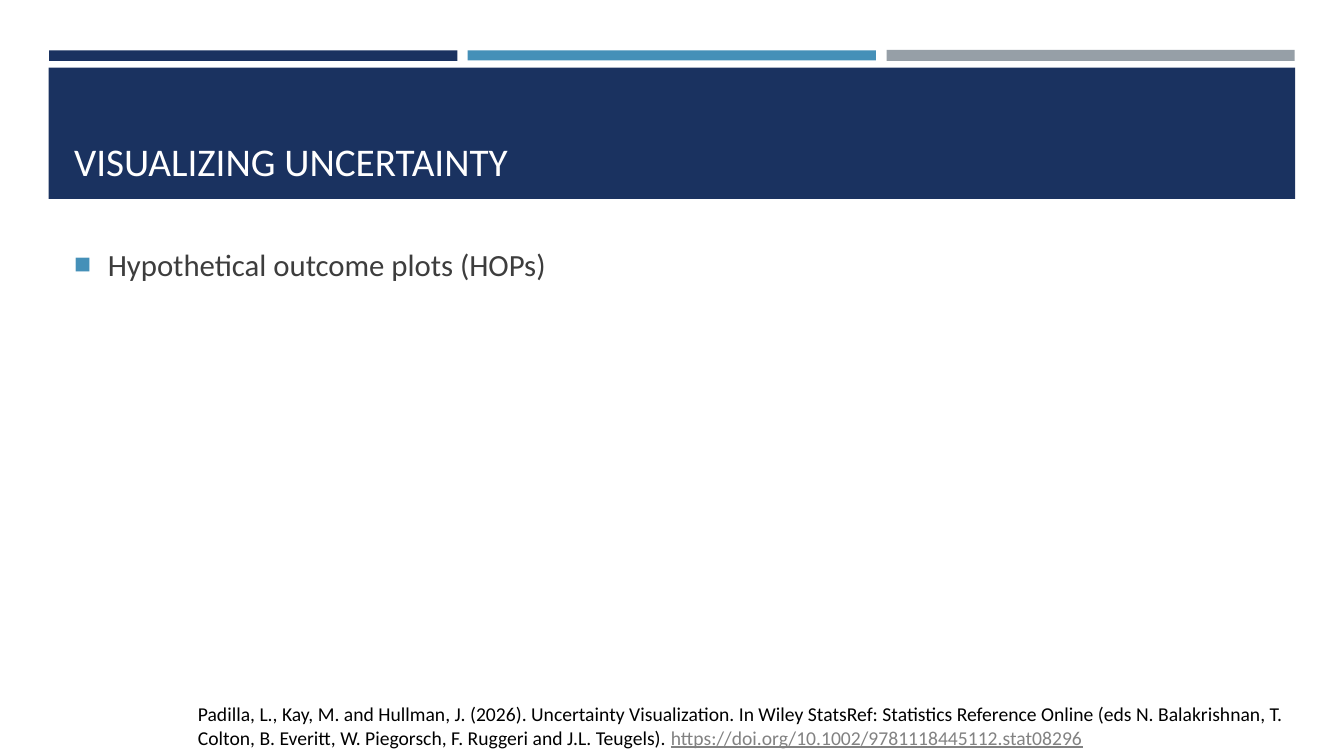
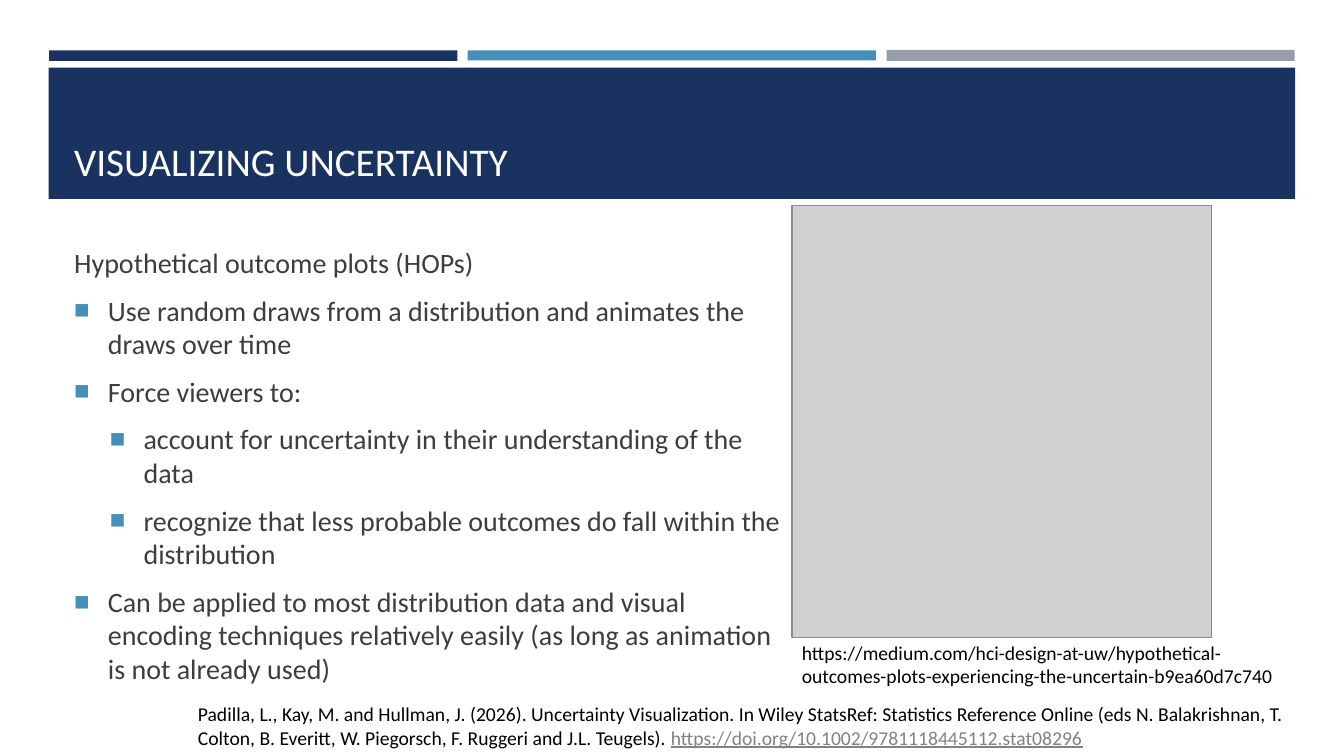
Before and after one commit to amosca01/SDS-CSC235, a slide deck: slide 11 of slides/11-uncertainty-bias.pptx. Drawn at 1344x756 pixels with LibreOffice and Linux fonts; fonts in the diff are those of the drawing; grey boxes stand for pictures. Boxes give left, top, right and bottom in pixels: in the first picture for what was removed or moved away, otherwise in the second. Text is boxed around its words. In the diff, an @@ line names an element or a change of style, - is before the commit and + after.

```diff
--- a/slides/11-uncertainty-bias.pptx
+++ b/slides/11-uncertainty-bias.pptx
@@ picture added at [792,206,1213,638] @@
@@ text at [74,252,473,278]: size 22 to 20 pt in "Hypothetical outcome plots (HOPs)"; bullet ■ to none @@
@@ text at [108,301,780,684]: paragraphs added @@
+■ Use random draws from a distribution and animates the draws over time
+■ Force viewers to:
+  ■ account for uncertainty in their understanding of the data
+  ■ recognize that less probable outcomes do fall within the distribution
+■ Can be applied to most distribution data and visual encoding techniques relatively easily (as long as animation is not already used)
@@ text added at [802,646,1272,687], 14 pt, text #000000 @@
+https://medium.com/hci-design-at-uw/hypothetical-outcomes-plots-experiencing-the-uncertain-b9ea60d7c740
```
Also in this commit, not shown: 5 other slides changed, 6 other files.
